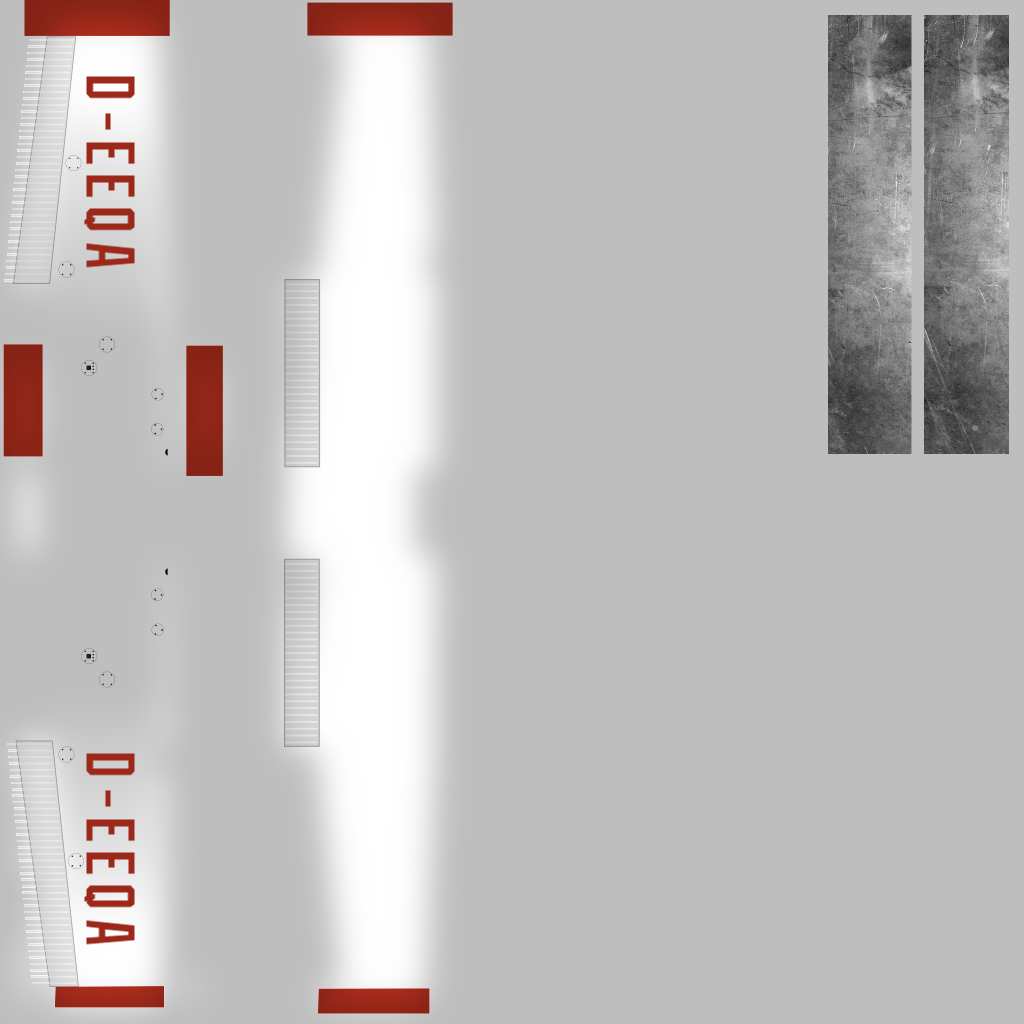
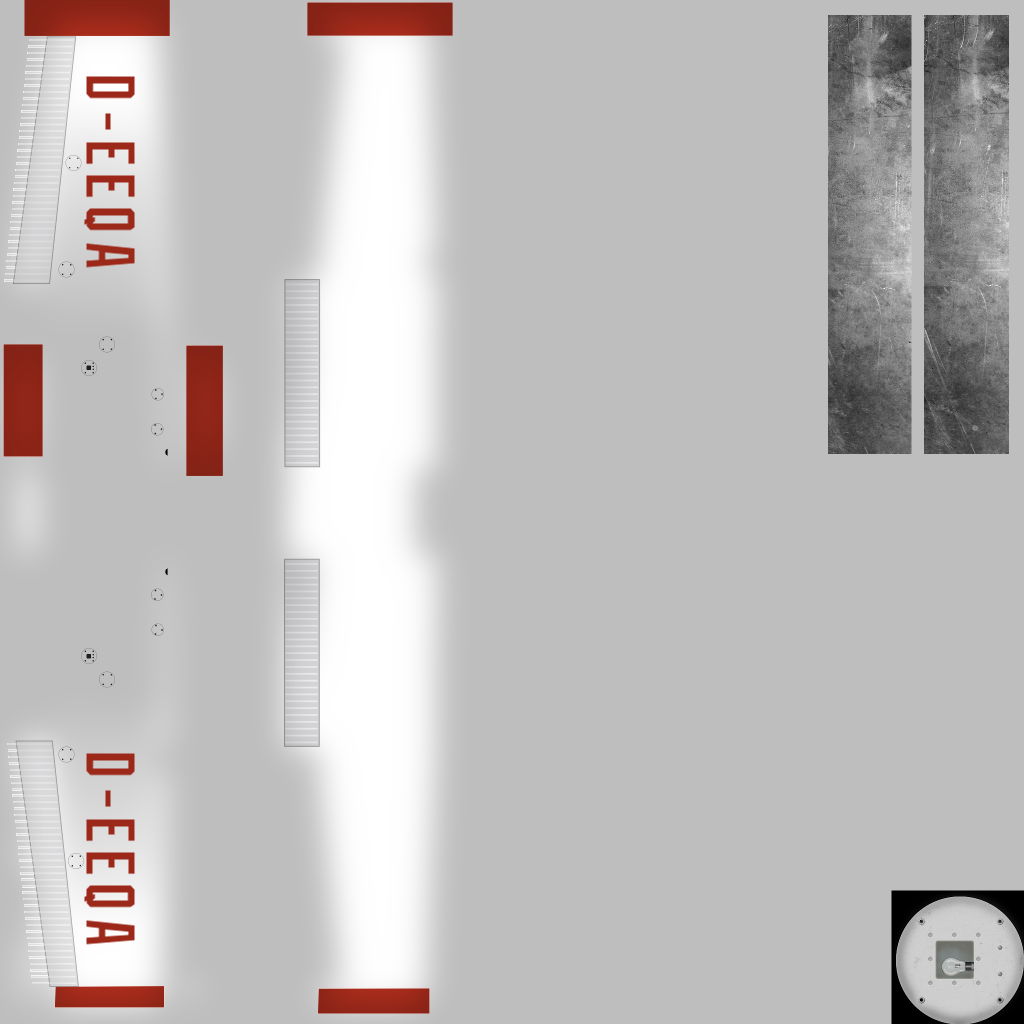
Layer changes from the first (1024, 1024) image to the second:
added layer "Clipboard #4" above "D-EEQA #1" over 891, 890, 1024, 1024
